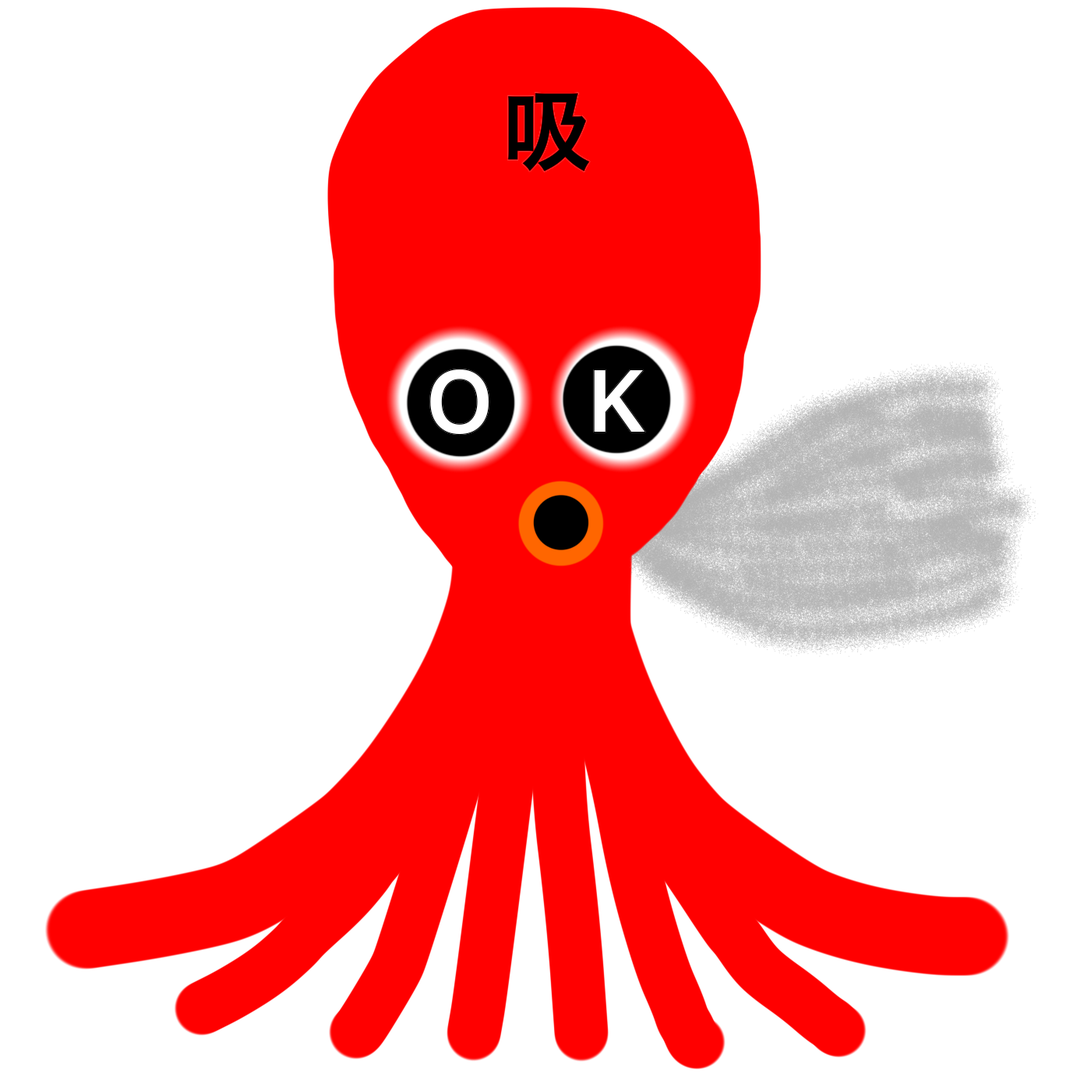
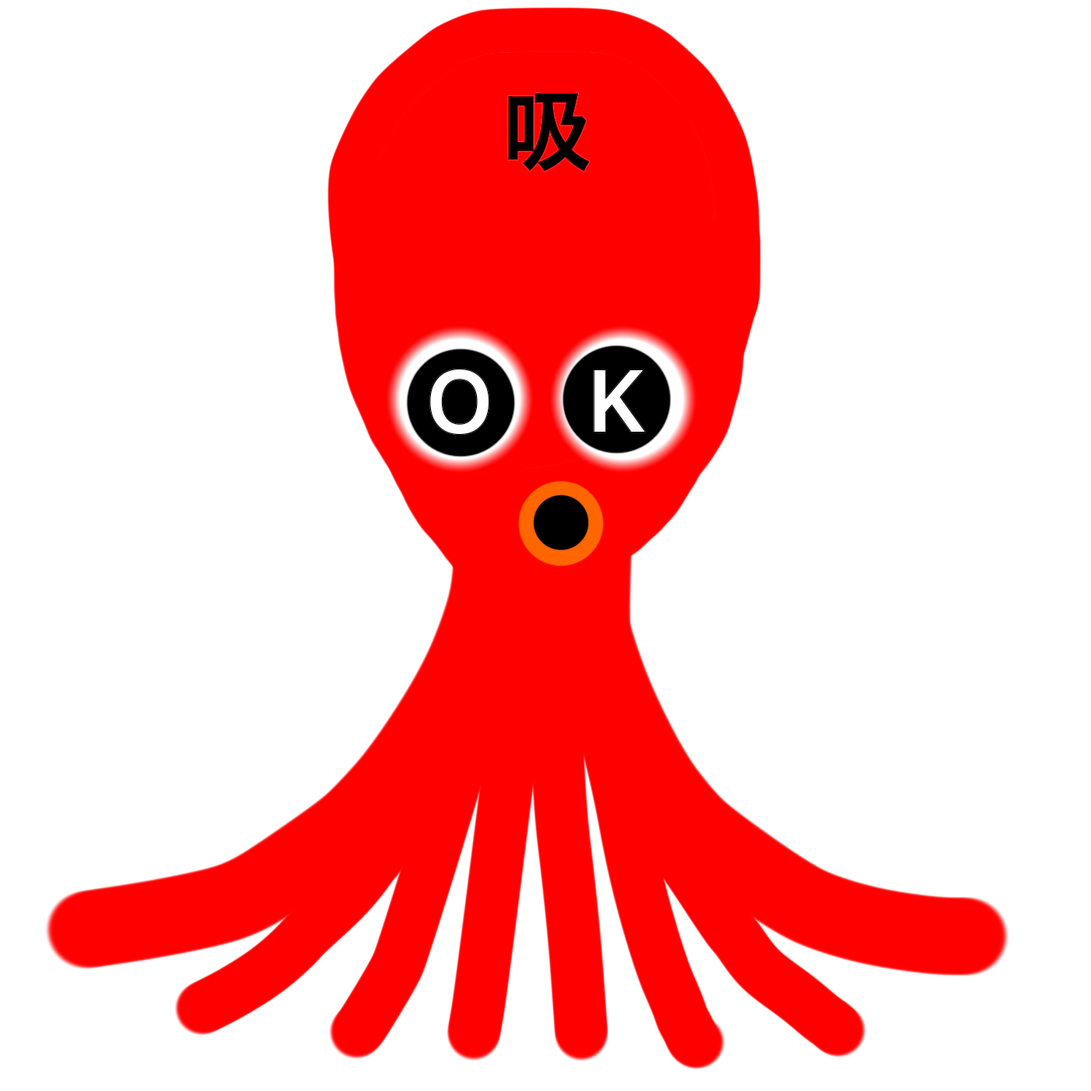
Before/after of a 1091x1091 layered artwork. What changed in the layer stack:
hid "レイヤー 1" over left=44, top=7, right=1040, bottom=1070
hid "レイヤー 0" over left=44, top=7, right=1011, bottom=1070
